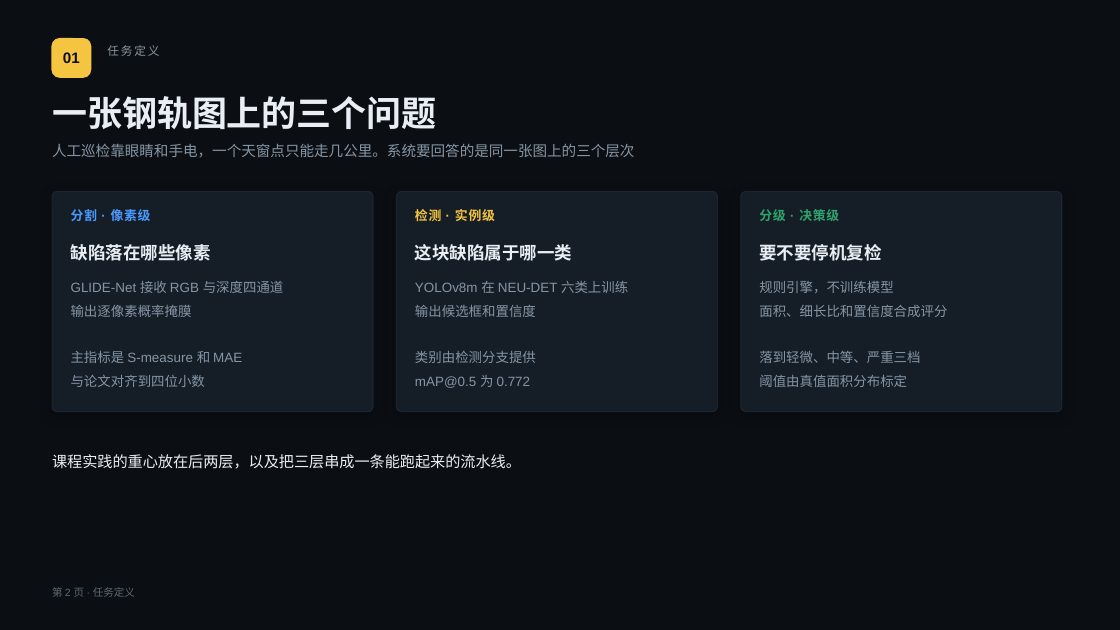
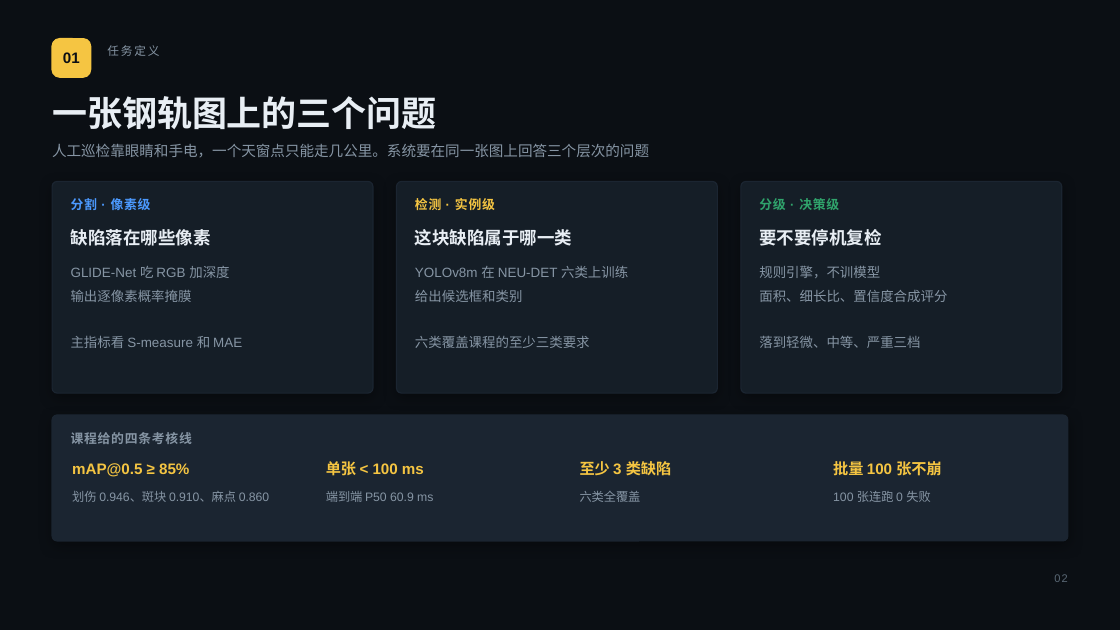
Before and after one commit to relight-developer/GLIDE-Net, a slide deck: slide 2 of docs/slides.pptx. Drawn at 1120x630 pixels with LibreOffice and Linux fonts; fonts in the diff are those of the drawing. Boxes give left, top, right and bottom in pixels: in the first picture for what was removed or moved away, otherwise in the second. Text is boxed around its words. In the diff, an @@ line names an element or a change of style, - is before the commit and + after.

Commit message:
feat(slides): 加前端界面页，检测页只摆达标的三个类别，页序改为 14 页

```diff
--- a/docs/slides.pptx
+++ b/docs/slides.pptx
@@ text at (x1=52, y1=144, x2=649, y2=157): text changed @@
-人工巡检靠眼睛和手电，一个天窗点只能走几公里。系统要回答的是同一张图上的三个层次
+人工巡检靠眼睛和手电，一个天窗点只能走几公里。系统要在同一张图上回答三个层次的问题
@@ rounded rectangle resized from (x1=52, y1=192, x2=373, y2=412) to (x1=52, y1=181, x2=373, y2=393) @@
@@ rounded rectangle resized from (x1=397, y1=192, x2=718, y2=412) to (x1=397, y1=181, x2=718, y2=393) @@
@@ proportions changed in 3 elements at (x1=52, y1=181, x2=373, y2=393), (x1=397, y1=181, x2=718, y2=393), (x1=741, y1=181, x2=1062, y2=393) @@
@@ rounded rectangle resized from (x1=741, y1=192, x2=1062, y2=412) to (x1=741, y1=181, x2=1062, y2=393) @@
@@ 3 texts moved together from (x1=71, y1=209, x2=839, y2=221) to (x1=71, y1=198, x2=839, y2=210) @@
@@ text at (x1=71, y1=266, x2=229, y2=278): text changed @@
-GLIDE-Net 接收 RGB 与深度四通道
+GLIDE-Net 吃 RGB 加深度
@@ 6 texts moved together from (x1=71, y1=244, x2=947, y2=388) to (x1=71, y1=229, x2=947, y2=348) @@
@@ text at (x1=759, y1=266, x2=947, y2=302): text changed @@
-规则引擎，不训练模型
-面积、细长比和置信度合成评分
+规则引擎，不训模型
+面积、细长比、置信度合成评分
@@ text at (x1=415, y1=290, x2=590, y2=348): text changed @@
-输出候选框和置信度
-类别由检测分支提供
-mAP@0.5 为 0.772
+给出候选框和类别
+六类覆盖课程的至少三类要求
@@ text at (x1=71, y1=336, x2=242, y2=348): text changed @@
-主指标是 S-measure 和 MAE
-与论文对齐到四位小数
+主指标看 S-measure 和 MAE
@@ text at (x1=759, y1=375, x2=907, y2=387): paragraph removed @@
-阈值由真值面积分布标定
@@ rounded rectangle resized from (x1=52, y1=454, x2=521, y2=469) to (x1=52, y1=415, x2=1068, y2=541) @@
@@ rounded rectangle at (x1=52, y1=415, x2=1068, y2=541): fill none to #1B2531; outline none to #1B2531 1 pt; shadow on @@
@@ text added at (x1=71, y1=432, x2=192, y2=444), 11 pt, text #8695A4, bold @@
+课程给的四条考核线
@@ text in rounded rectangle at (x1=52, y1=454, x2=521, y2=469): text removed @@
-课程实践的重心放在后两层，以及把三层串成一条能跑起来的流水线。
@@ text added at (x1=72, y1=463, x2=189, y2=477), 13 pt, text #F5C542, bold @@
+mAP@0.5 ≥ 85%
@@ text added at (x1=326, y1=461, x2=424, y2=476), 13 pt, text #F5C542, bold @@
+单张 < 100 ms
@@ text added at (x1=580, y1=461, x2=671, y2=476), 13 pt, text #F5C542, bold @@
+至少 3 类缺陷
@@ text added at (x1=833, y1=461, x2=941, y2=476), 13 pt, text #F5C542, bold @@
+批量 100 张不崩
@@ text added at (x1=72, y1=491, x2=269, y2=502), 10.5 pt, text #8695A4 @@
+划伤 0.946、斑块 0.910、麻点 0.860
@@ text added at (x1=326, y1=491, x2=433, y2=502), 10.5 pt, text #8695A4 @@
+端到端 P50 60.9 ms
@@ text added at (x1=580, y1=491, x2=641, y2=502), 10.5 pt, text #8695A4 @@
+六类全覆盖
@@ text added at (x1=833, y1=491, x2=930, y2=502), 10.5 pt, text #8695A4 @@
+100 张连跑 0 失败
@@ text removed at (x1=52, y1=587, x2=135, y2=597) @@
-第 2 页 · 任务定义
@@ text added at (x1=1054, y1=574, x2=1067, y2=582), 9.5 pt, text #5A6875 @@
+02
```
Also in this commit, not shown: 10 other slides changed, 3 slides added, 2 slides removed, 13 other files.
